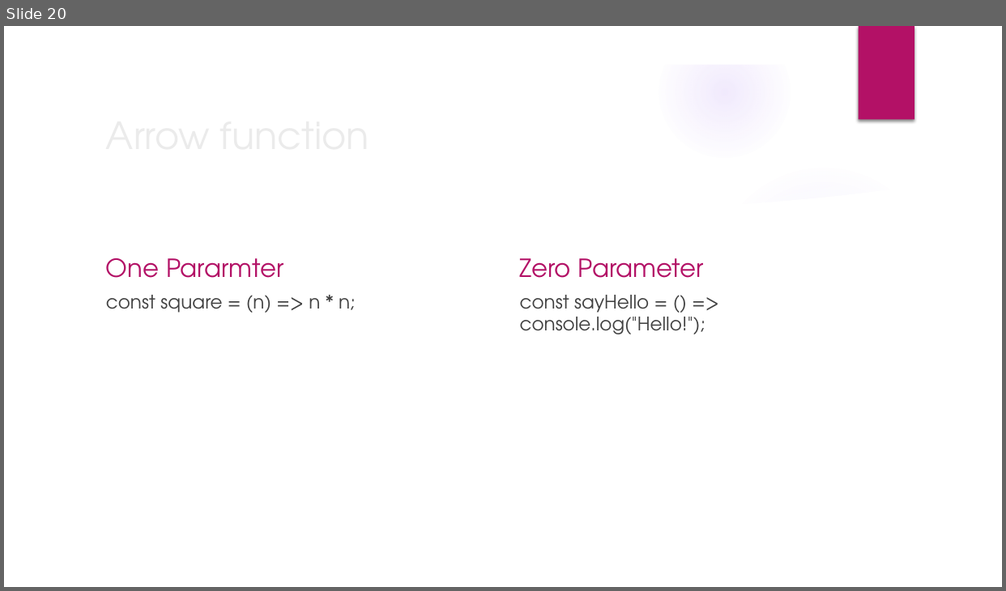
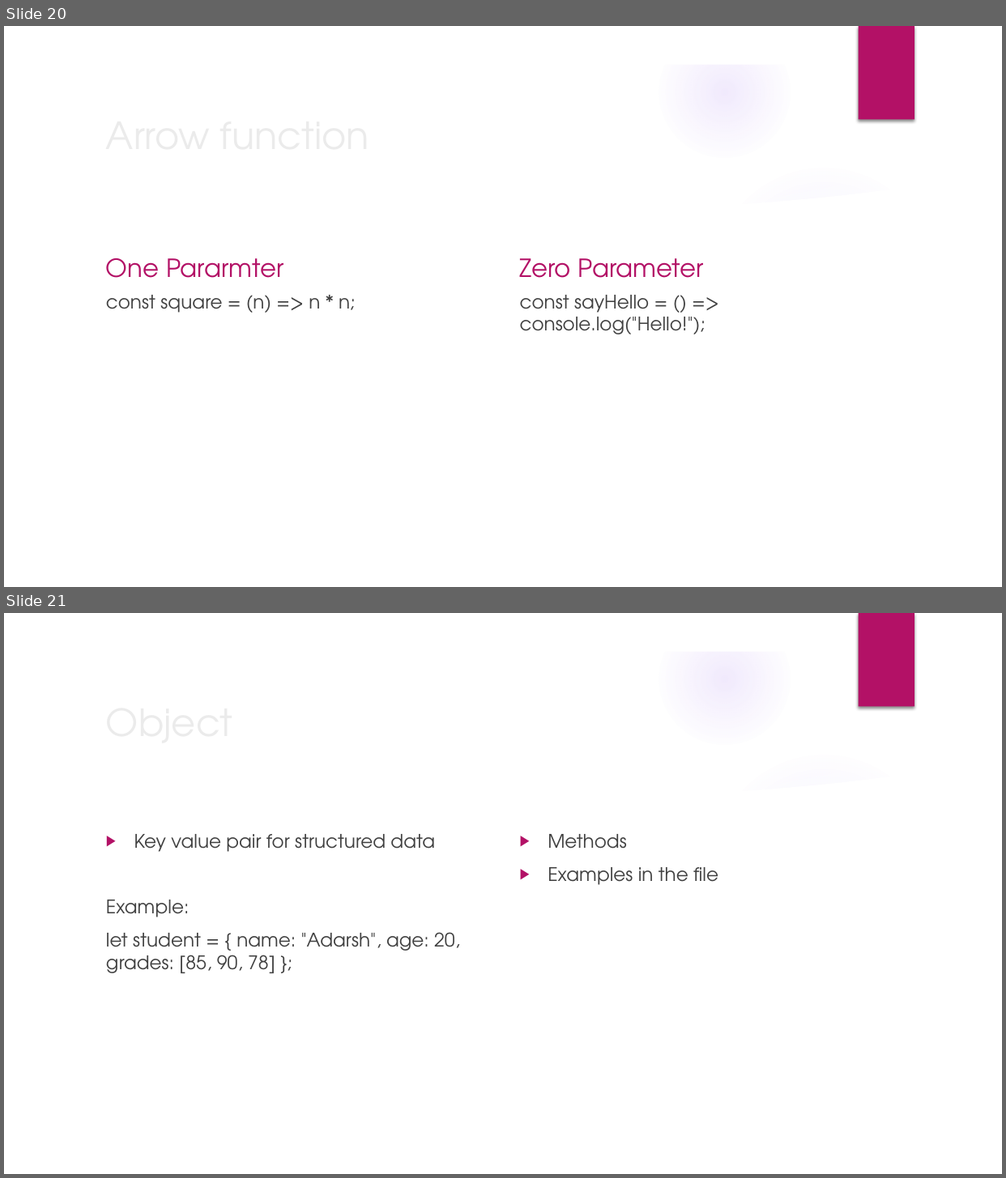
Before and after one commit to adarshrwl/Squarelabs_class, a slide deck: pdf/CSS GRID.pptx. Shown one above the other, each under a label of ours: slide 20 before the commit, slides 20 and 21 after it. The pictures are 1006x591 and 1006x1178 pixels, drawn with LibreOffice and Linux fonts; fonts in the diff are those of the drawing; background and template pictures are left out. Boxes give left, top, right and bottom in pixels: in the first picture for what was removed or moved away, otherwise in the second. Text is boxed around its words. In the diff, an @@ line names an element or a change of style, - is before the commit and + after.

```diff
--- a/pdf/CSS GRID.pptx
+++ b/pdf/CSS GRID.pptx
@@ slide 21 added at [4,613,1002,1174], background picture (left out); not listed: 9 template elements that a slide beside it also shows @@
@@ title added at [98,692,816,750], 36 pt, text #EBEBEB @@
+Object
@@ text added at [106,834,460,973], 18 pt, text #404040 @@
+▶ Key value pair for structured data
+Example:
+let student = { name: "Adarsh", age: 20, grades: [85, 90, 78] };
@@ text added at [548,834,718,885], 18 pt, text #404040 @@
+▶ Methods
+▶ Examples in the file
```
Also in this commit, not shown: 1 other slide added, 2 other files.
